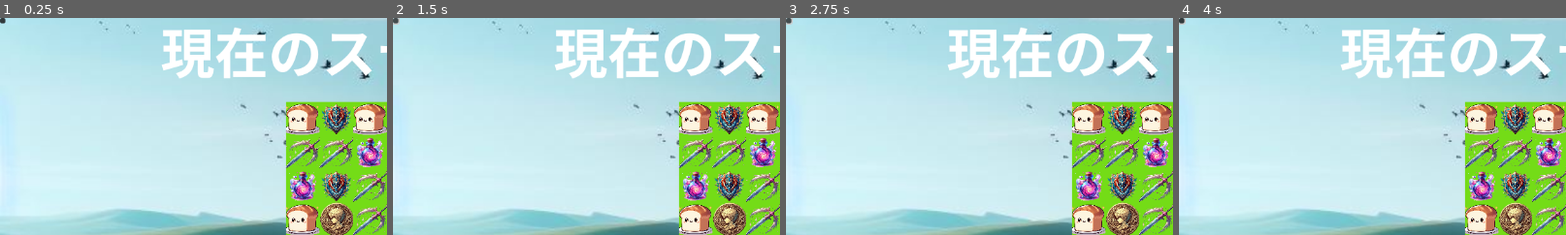
Above: before the commit, frames 1-4 (left to right).
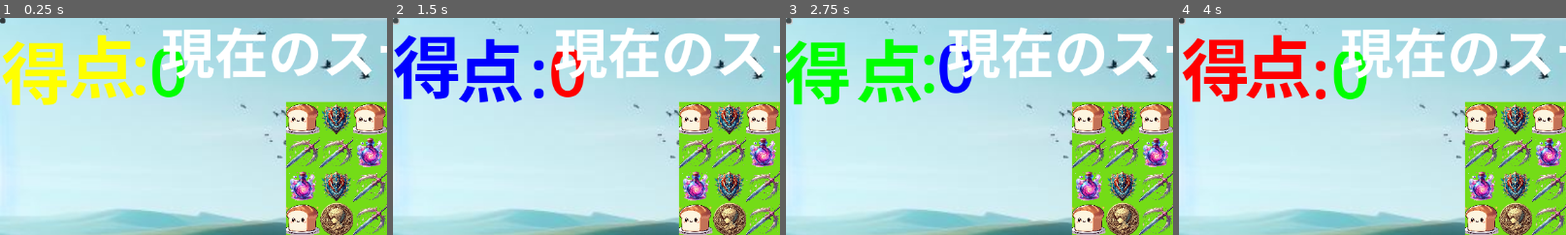
Above: after the commit, the same moments.

Repository: 2ufkpfb9daxnik/roguelikepuzzle
Game: Godot game, scene res://main_scene.tscn
The game is run twice, just before and just after one commit, with the same random seed, the same clock (stepped at 60 frames per second) and the same inputs. This scene is started directly instead of the project's main scene.
Inputs (mouse positions are % of the whole screen's width and height, from its top left):
- Up to frame 1 (0.25 s): no input
- Up to frame 2 (1.5 s): click (0, 1) at 0.5 s; click (0, 1) at 1.25 s
- Up to frame 3 (2.75 s): click (0, 1) at 2 s
- Up to frame 4 (4 s): move the mouse to (72, 45) at 2.77 s; click (72, 45) at 2.92 s; move the mouse to (30, 55) at 3.52 s; click (30, 55) at 3.67 s
The pictures show only the part of the screen within x 0-50%, y 0-50%; the shares and areas given below are measured in that part.

The runs differ from the first frame. In frame 1, 6.3% of the frame differs, in the area x 0-48%, y 7-41%; in frame 2, 6.2%; in frame 3, 6.2%; in frame 4, 6.2%.

Commit message:
makerainbow

Diff:
--- a/current_stage.gd
+++ /dev/null
@@ -1,11 +0,0 @@
-extends Node2D
-
-
-# Called when the node enters the scene tree for the first time.
-func _ready() -> void:
-	pass # Replace with function body.
-
-
-# Called every frame. 'delta' is the elapsed time since the previous frame.
-func _process(delta: float) -> void:
-	pass
--- a/current_stage.tscn
+++ b/current_stage.tscn
@@ -1,9 +1,11 @@
-[gd_scene load_steps=5 format=3 uid="uid://xmeslbtexm7n"]
+[gd_scene load_steps=6 format=3 uid="uid://xmeslbtexm7n"]
 
 [ext_resource type="PackedScene" uid="uid://ifsp0dwpm78g" path="res://puzzle_board.tscn" id="1_46jpj"]
 [ext_resource type="Script" path="res://score_manager.gd" id="2_0elqe"]
 [ext_resource type="Script" path="res://stage_manager.gd" id="3_tkwor"]
 [ext_resource type="Texture2D" uid="uid://hu68a1ex77af" path="res://Texture/plane.jpeg" id="4_am0hi"]
+
+[sub_resource type="GDScript" id="GDScript_t23u5"]
 
 [node name="CurrentStage" type="Node2D"]
 
@@ -24,6 +26,21 @@
 text = "合計得点"
 autowrap_mode = 2
 
+[node name="RichTextLabel" type="RichTextLabel" parent="ScoreManager"]
+offset_right = 2000.0
+offset_bottom = 2000.0
+mouse_filter = 2
+theme_override_font_sizes/bold_italics_font_size = 100
+theme_override_font_sizes/italics_font_size = 100
+theme_override_font_sizes/mono_font_size = 100
+theme_override_font_sizes/normal_font_size = 100
+theme_override_font_sizes/bold_font_size = 100
+bbcode_enabled = true
+text = "[tornado radius=5 freq=2]こんにちは[/tornado]
+"
+tab_size = 10
+script = SubResource("GDScript_t23u5")
+
 [node name="StageManager" type="Node2D" parent="."]
 script = ExtResource("3_tkwor")
 
--- a/score_manager.gd
+++ b/score_manager.gd
@@ -4,10 +4,10 @@
 var count
 var totalScore: int = 0
 var puzzleboardscript
-var label :Label
+var label :RichTextLabel
 # Called when the node enters the scene tree for the first time.
 func _ready() -> void:
-	label = get_node("ScoreLabel")  # ScoreLabelの参照を取得
+	label = get_node("RichTextLabel")  # ScoreLabelの参照を取得
 	if label != null:
 		update_score_label()  # 初期スコア表示
 	else:
@@ -16,7 +16,7 @@
 # スコア表示の更新
 func update_score_label() -> void:
 	if label != null:
-		label.text = "合計得点: " + str(totalScore)
+		label.text = "[rainbow freq=0.5 sat=2 val=20][tornado radius=5 freq=2]"+"得点:"+str(totalScore)+"[/tornado][/rainbow]"
 	else:
 		pass
 func lambda(x,y):
